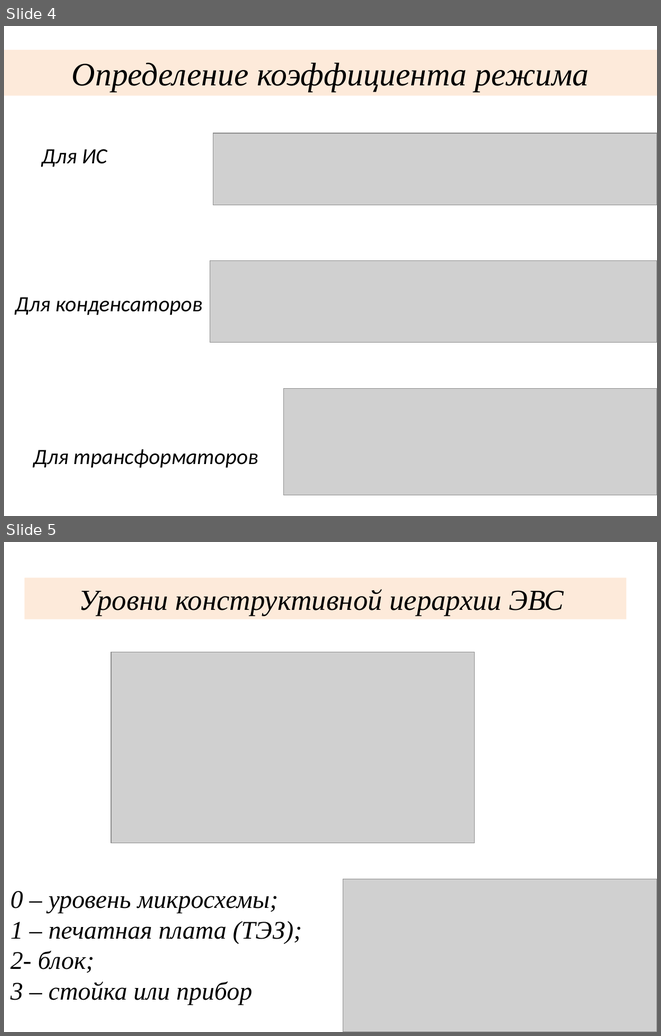
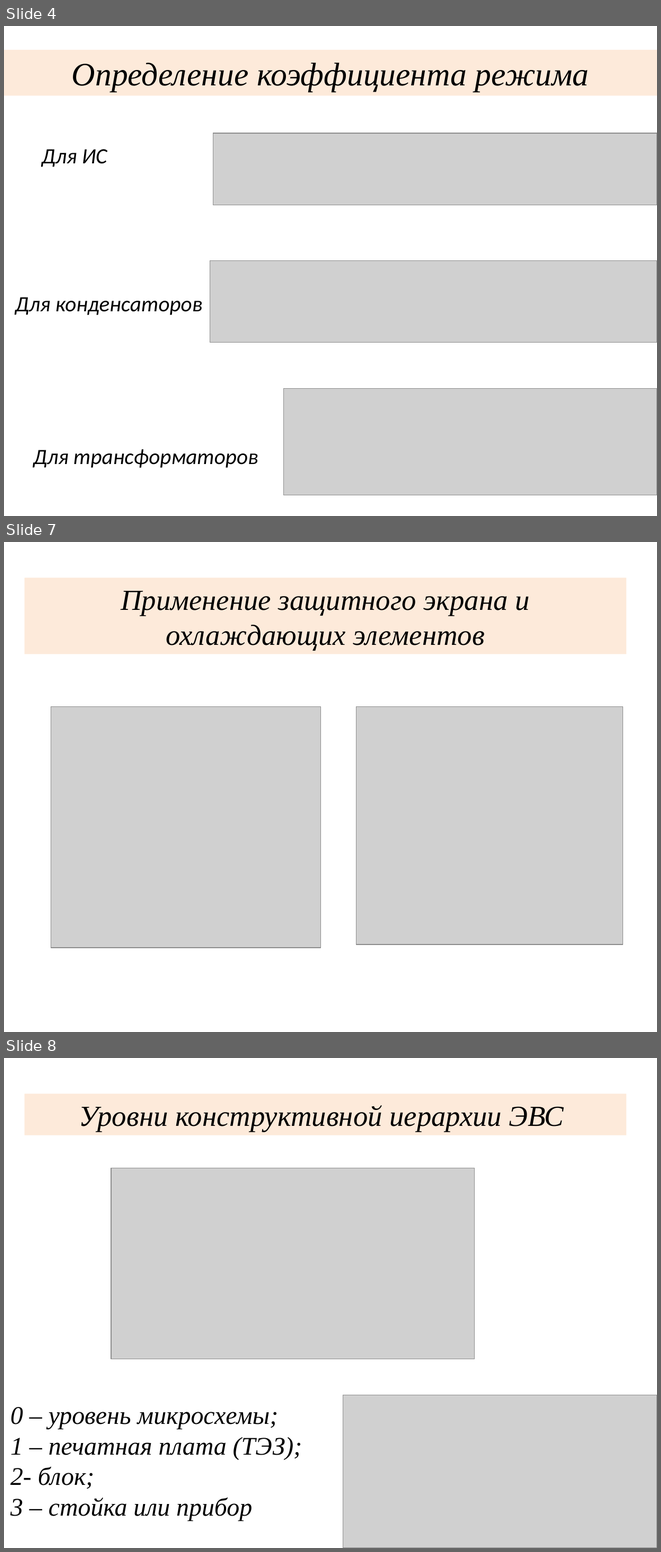
Before and after one commit to max41479/Diplom, a slide deck: Презентация Афанасьева.ppt. Shown one above the other, each under a label of ours: slides 4 and 5 before the commit, slides 4, 7 and 8 after it; the slides between them are not shown. The pictures are 661x1036 and 661x1552 pixels, drawn with LibreOffice and Linux fonts; fonts in the diff are those of the drawing; grey boxes stand for pictures. Boxes give left, top, right and bottom in pixels: in the first picture for what was removed or moved away, otherwise in the second. Text is boxed around its words. In the diff, an @@ line names an element or a change of style, - is before the commit and + after.

```diff
--- a/Презентация Афанасьева.ppt
+++ b/Презентация Афанасьева.ppt
@@ slide 7 added at bbox=[4, 542, 657, 1032], background #FFFFFF @@
@@ rectangle added at bbox=[24, 578, 626, 654], fill #FDEADA, 32 pt, text #000000, italic @@
+Применение защитного экрана и охлаждающих элементов
@@ picture added at bbox=[51, 706, 321, 947] @@
@@ picture added at bbox=[356, 706, 623, 944] @@
@@ what was slide 5 is now slide 8 @@
```
Also in this commit, not shown: 2 slides changed, 3 other slides added, 1 slide removed, 1 other file.
